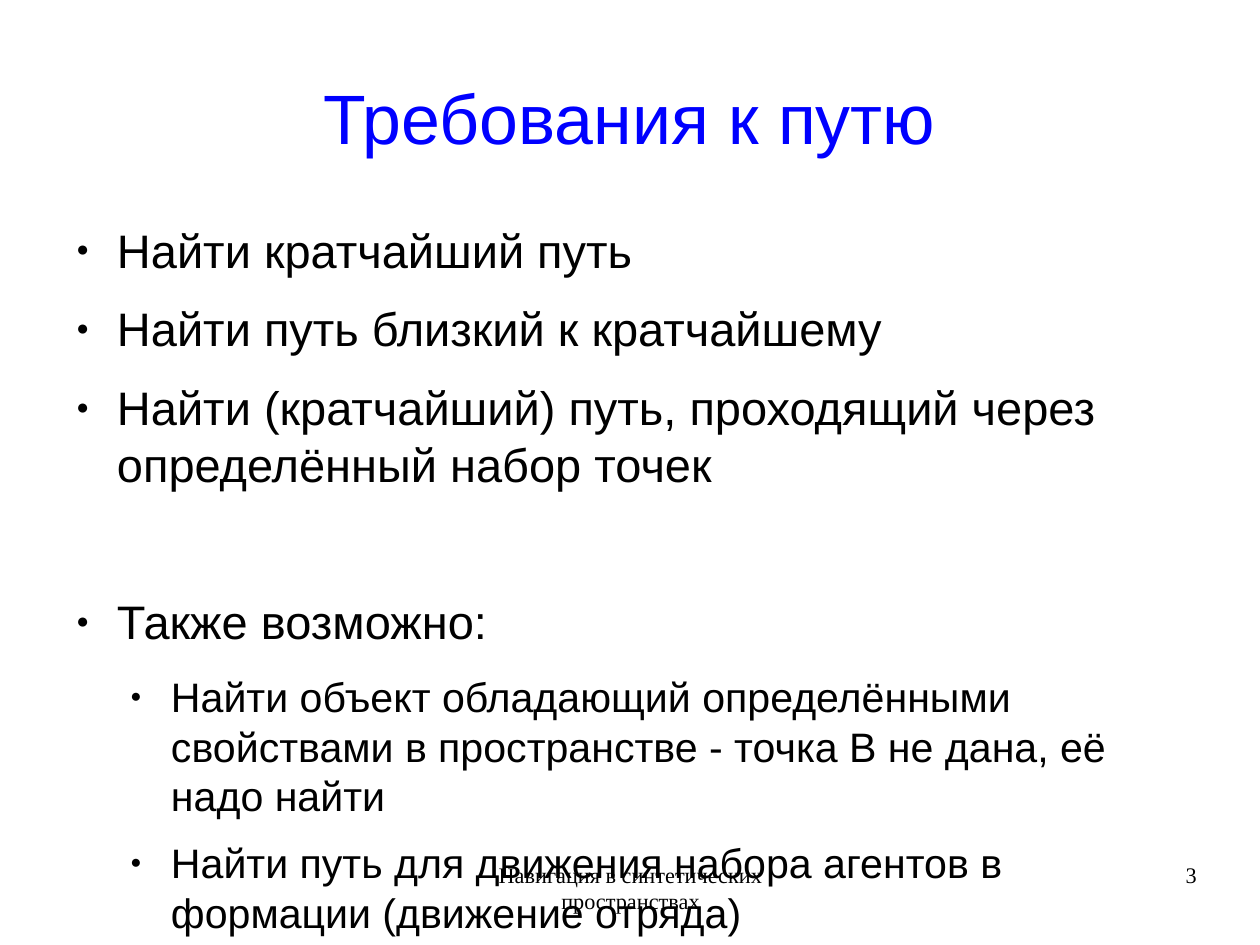
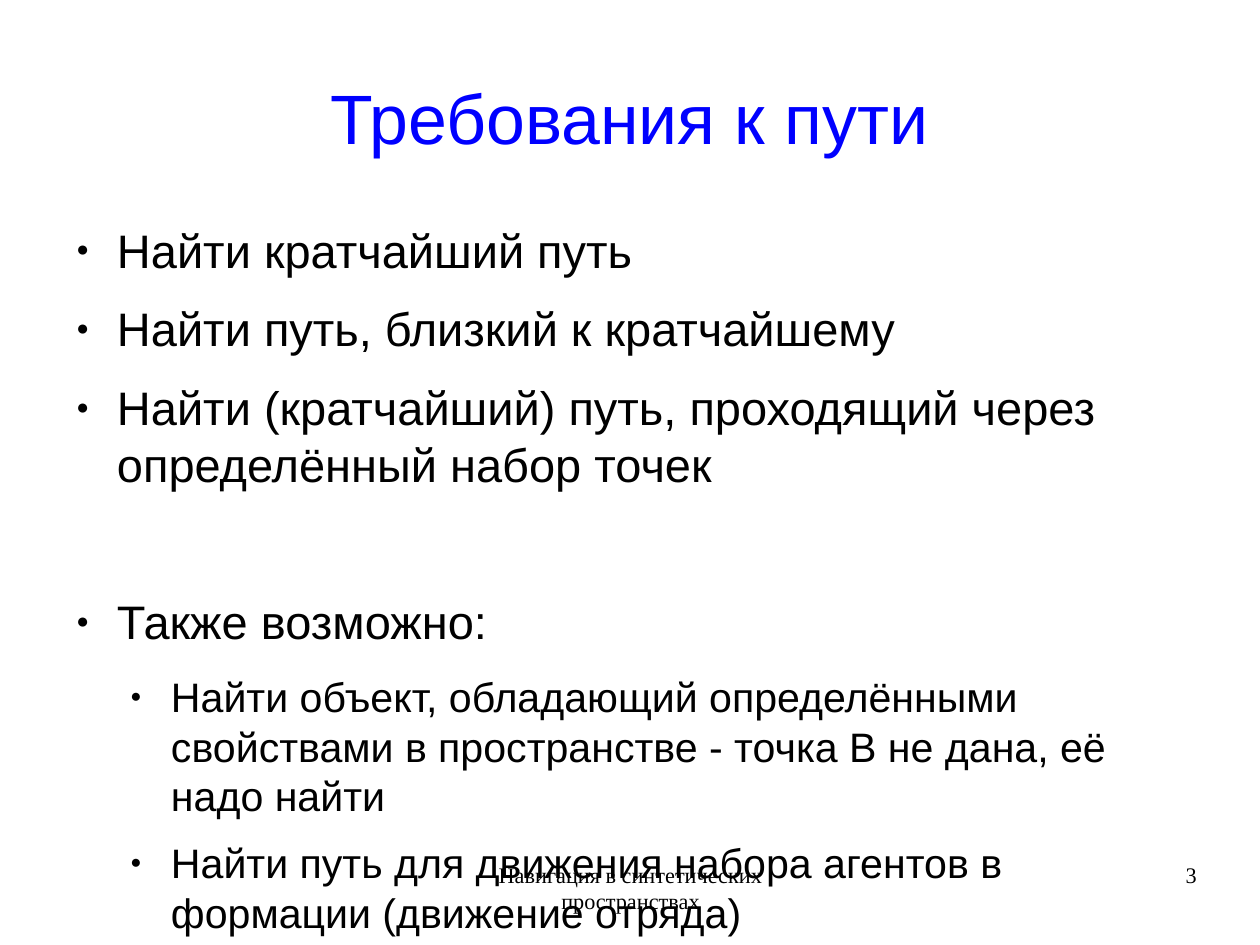
Before and after one commit to rutsky/semester09, a slide deck: slide 3 of Artificial_intelligence/Navigation_in_synthetic_space/50572_Rutsky_Navigation_in_synthetic_space.odp. Drawn at 1260x945 pixels with LibreOffice and Linux fonts; fonts in the diff are those of the drawing. Boxes give left, top, right and bottom in pixels: in the first picture for what was removed or moved away, otherwise in the second. Text is boxed around its words. In the diff, an @@ line names an element or a change of style, - is before the commit and + after.

```diff
--- a/Artificial_intelligence/Navigation_in_synthetic_space/50572_Rutsky_Navigation_in_synthetic_space.odp
+++ b/Artificial_intelligence/Navigation_in_synthetic_space/50572_Rutsky_Navigation_in_synthetic_space.odp
@@ title at box(331, 93, 929, 157): text changed @@
-Требования к путю
+Требования к пути
@@ text at box(117, 311, 895, 355): text changed @@
-● Найти путь близкий к кратчайшему
+● Найти путь, близкий к кратчайшему
@@ text at box(171, 681, 1106, 819): text changed @@
-  ● Найти объект обладающий определёнными свойствами в пространстве - точка B не дана, её надо найти
+  ● Найти объект, обладающий определёнными свойствами в пространстве - точка B не дана, её надо найти
```
Also in this commit, not shown: 3 other slides changed, 2 other files.
